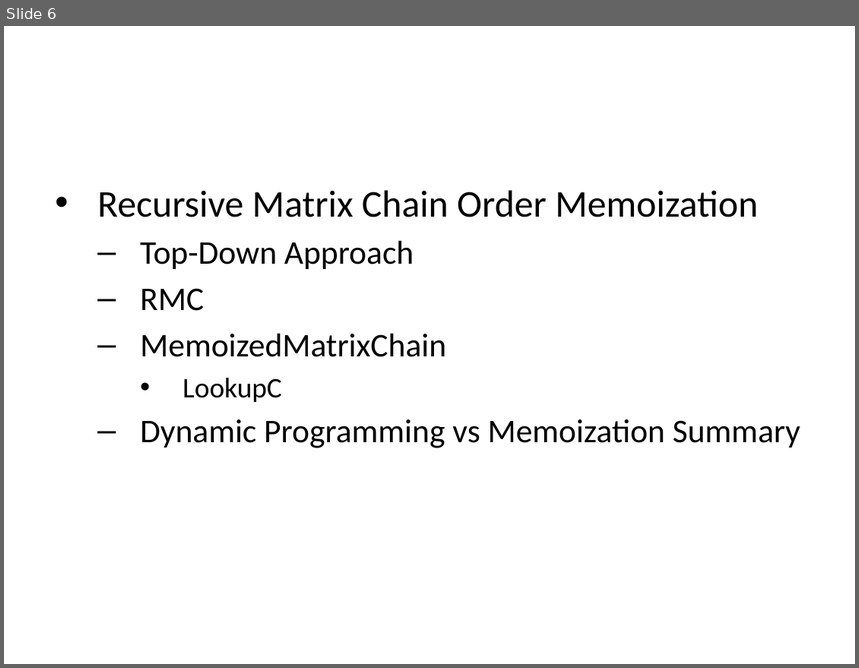
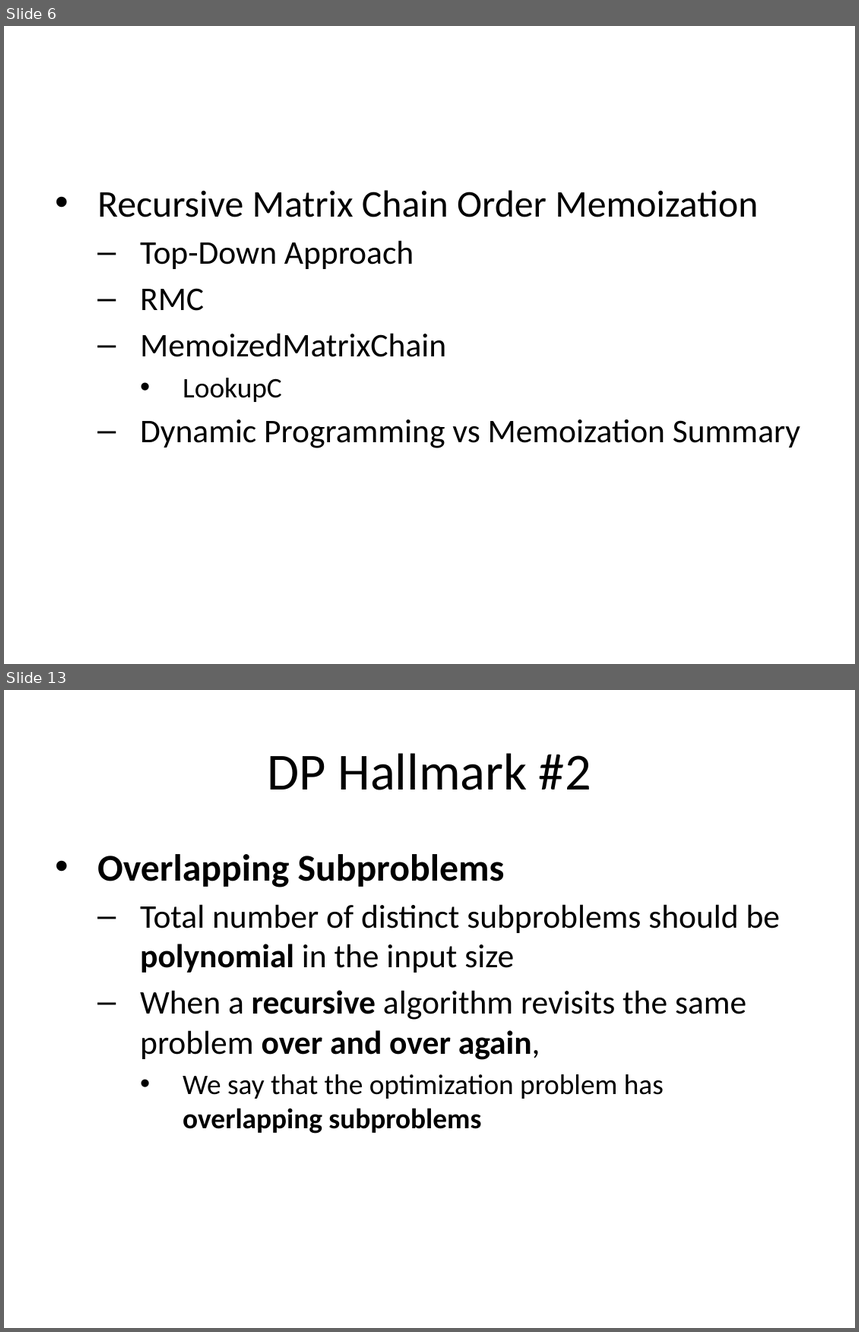
Before and after one commit to ucoruh/ce100-algorithms-and-programming-II, a slide deck: docs/week-6/ce100-week-6-lcs.md_word.pptx. Shown one above the other, each under a label of ours: slide 6 before the commit, slides 6 and 13 after it; the slides between them are not shown. The pictures are 859x668 and 859x1332 pixels, drawn with LibreOffice and Linux fonts; fonts in the diff are those of the drawing. Boxes give left, top, right and bottom in pixels: in the first picture for what was removed or moved away, otherwise in the second. Text is boxed around its words. In the diff, an @@ line names an element or a change of style, - is before the commit and + after.

```diff
--- a/docs/week-6/ce100-week-6-lcs.md_word.pptx
+++ b/docs/week-6/ce100-week-6-lcs.md_word.pptx
@@ slide 13 added at [4, 690, 855, 1328], background #FFFFFF @@
@@ title added at [268, 753, 591, 790], 44 pt, text #000000 @@
+DP Hallmark #2
@@ text added at [97, 854, 781, 1134], 28 pt, text #000000 @@
+• Overlapping Subproblems
+  – Total number of distinct subproblems should be polynomial in the input size
+  – When a recursive algorithm revisits the same problem over and over again,
+    • We say that the optimization problem has overlapping subproblems
```
Also in this commit, not shown: 2 slides changed, 70 other slides added, 1 slide removed, 38 other files.
